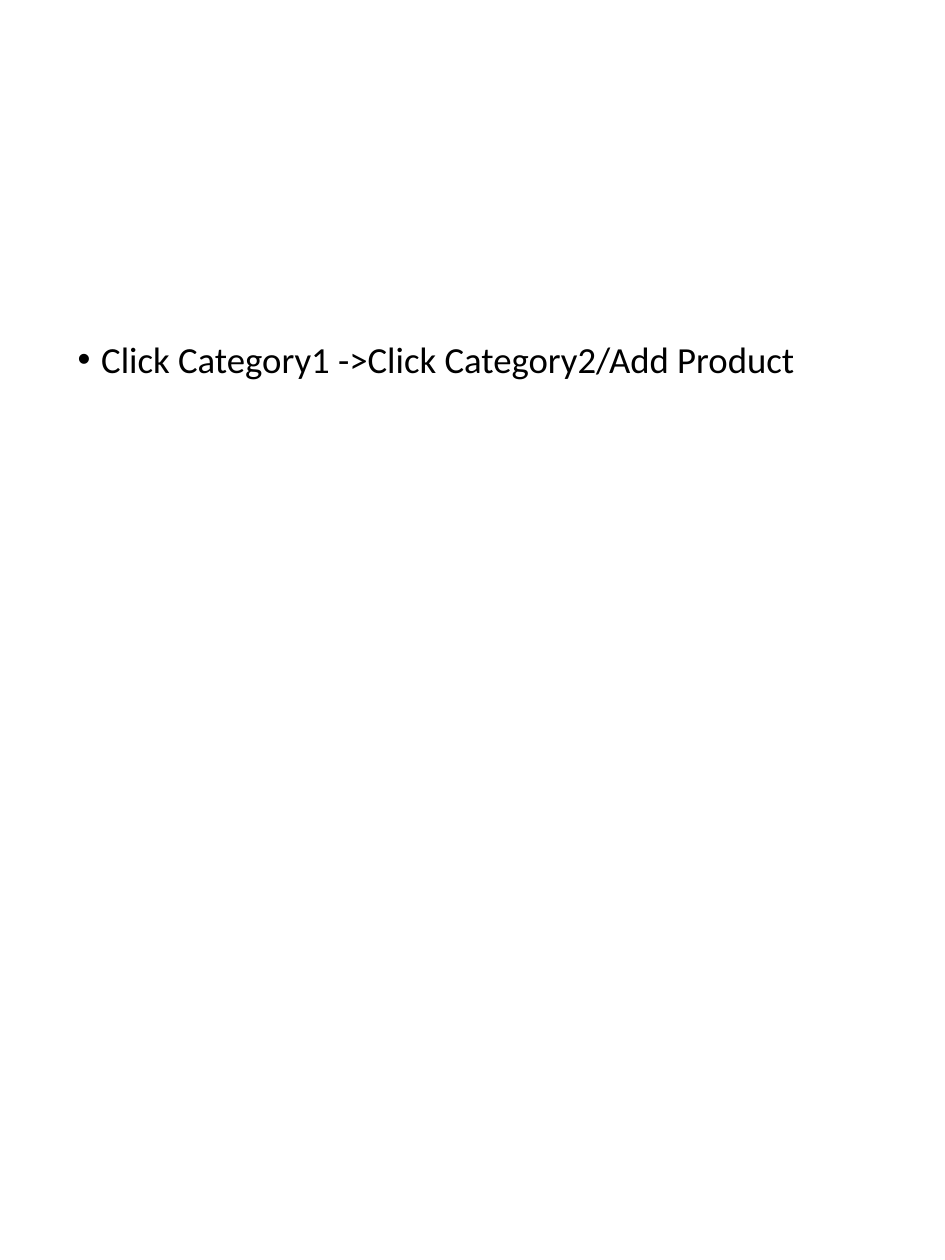
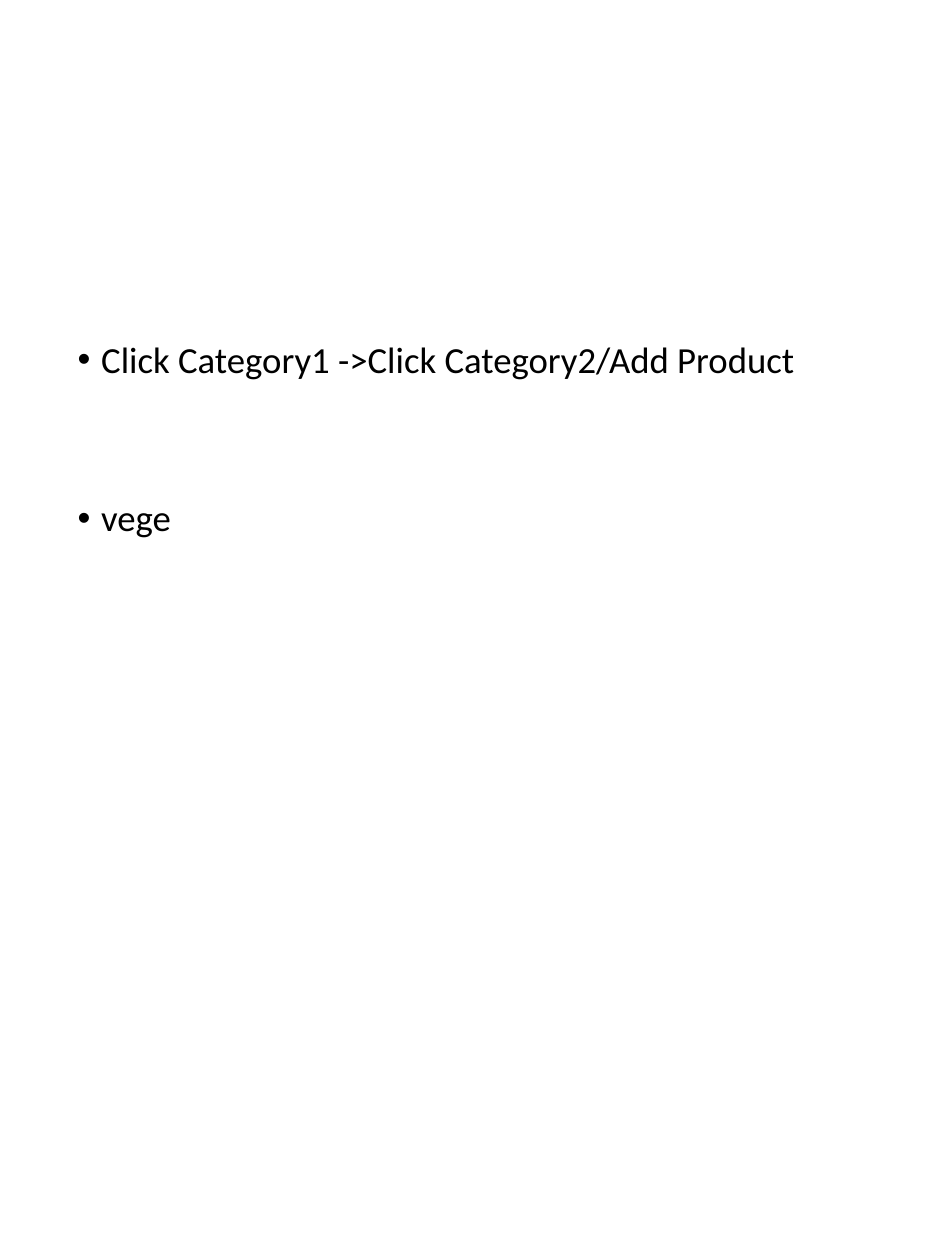
Before and after one commit to suimie/PHP, a slide deck: slide 3 of Project/Presentation/Design.pptx. Drawn at 945x1260 pixels with LibreOffice and Linux fonts; fonts in the diff are those of the drawing. Boxes give left, top, right and bottom in pixels: in the first picture for what was removed or moved away, otherwise in the second. Text is boxed around its words. In the diff, an @@ line names an element or a change of style, - is before the commit and + after.

```diff
--- a/Project/Presentation/Design.pptx
+++ b/Project/Presentation/Design.pptx
@@ text at [101,513,171,538]: paragraph added @@
+• vege
```
Also in this commit, not shown: 12 other files.
